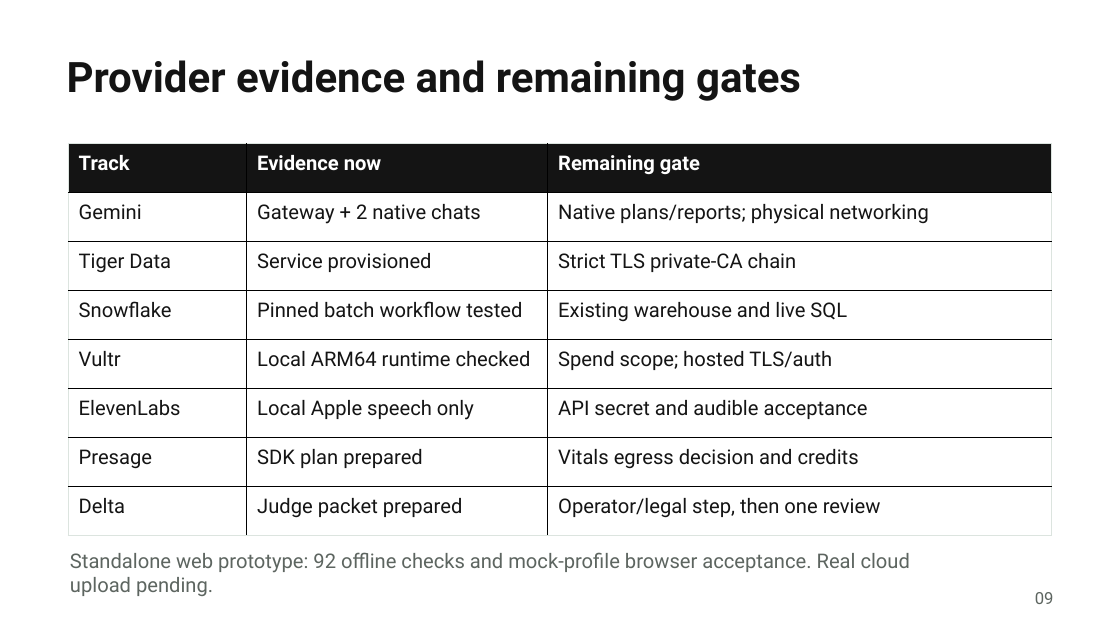
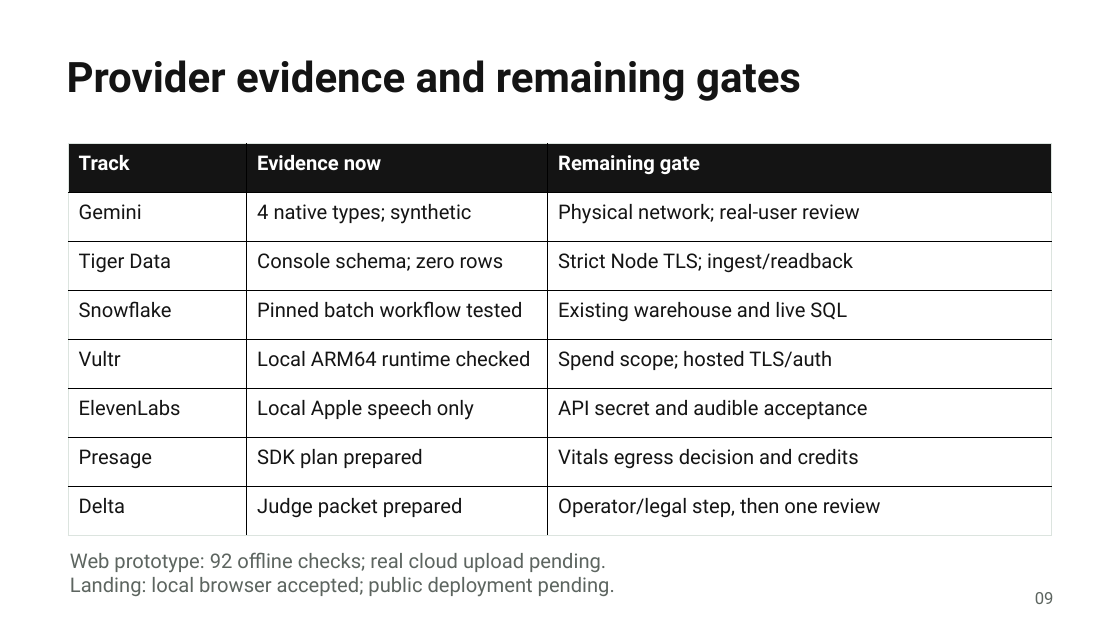
Before and after one commit to NakkiV7/oxhack-team, a slide deck: slide 9 of presentation/output/spottr-judges.pptx. Drawn at 1120x630 pixels with LibreOffice and Linux fonts; fonts in the diff are those of the drawing. Boxes give left, top, right and bottom in pixels: in the first picture for what was removed or moved away, otherwise in the second. Text is boxed around its words. In the diff, an @@ line names an element or a change of style, - is before the commit and + after.

Commit message:
docs: refresh judges deck with accepted Gemini and Tiger evidence

```diff
--- a/presentation/output/spottr-judges.pptx
+++ b/presentation/output/spottr-judges.pptx
@@ table at (x1=68, y1=144, x2=1051, y2=536) @@
-row 2, column 2: Gateway + 2 native chats
+row 2, column 2: 4 native types; synthetic
-row 2, column 3: Native plans/reports; physical networking
+row 2, column 3: Physical network; real-user review
-row 3, column 2: Service provisioned
+row 3, column 2: Console schema; zero rows
-row 3, column 3: Strict TLS private-CA chain
+row 3, column 3: Strict Node TLS; ingest/readback
@@ text at (x1=70, y1=552, x2=615, y2=596): text changed @@
-Standalone web prototype: 92 offline checks and mock-profile browser acceptance. Real cloud upload pending.
+Web prototype: 92 offline checks; real cloud upload pending.
+Landing: local browser accepted; public deployment pending.
```
Also in this commit, not shown: 2 other slides changed, 11 other files.
